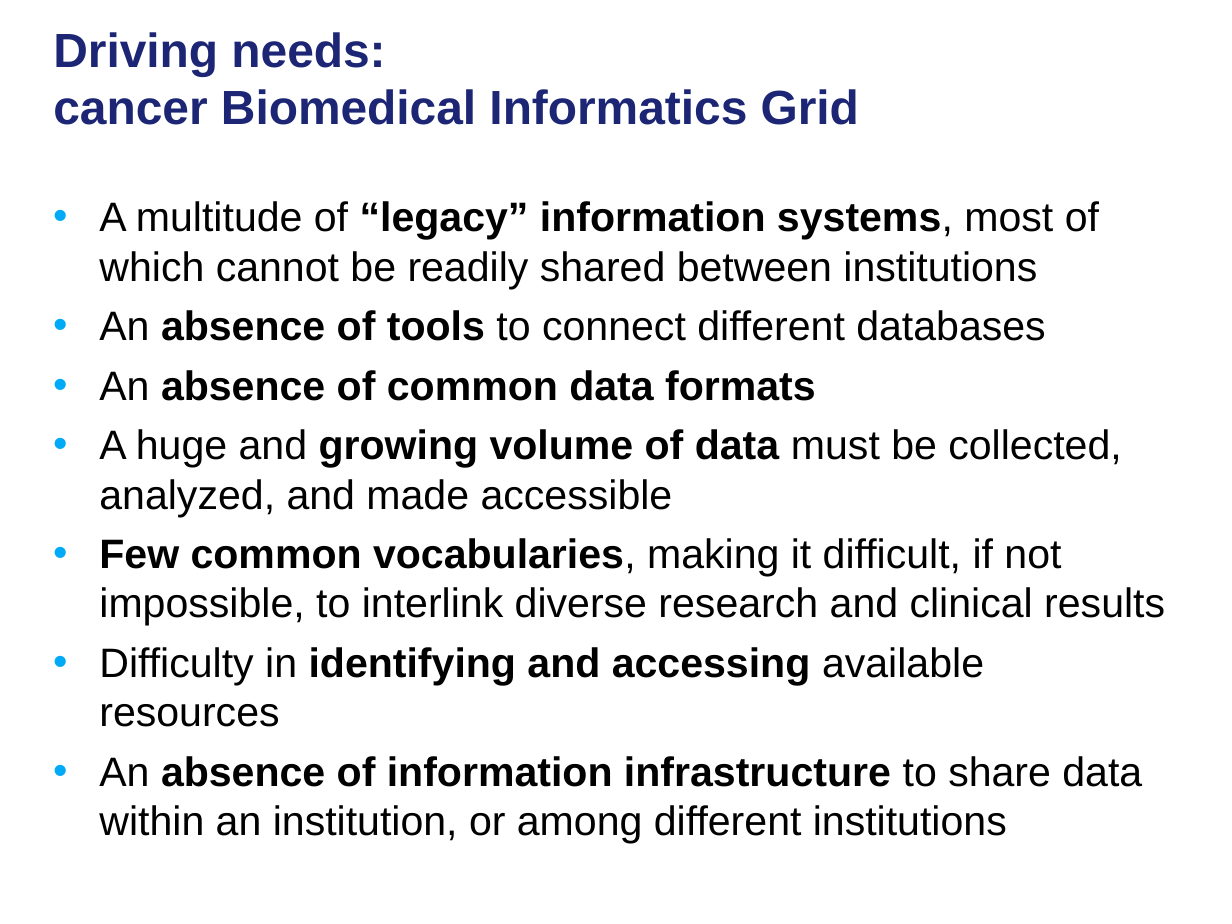
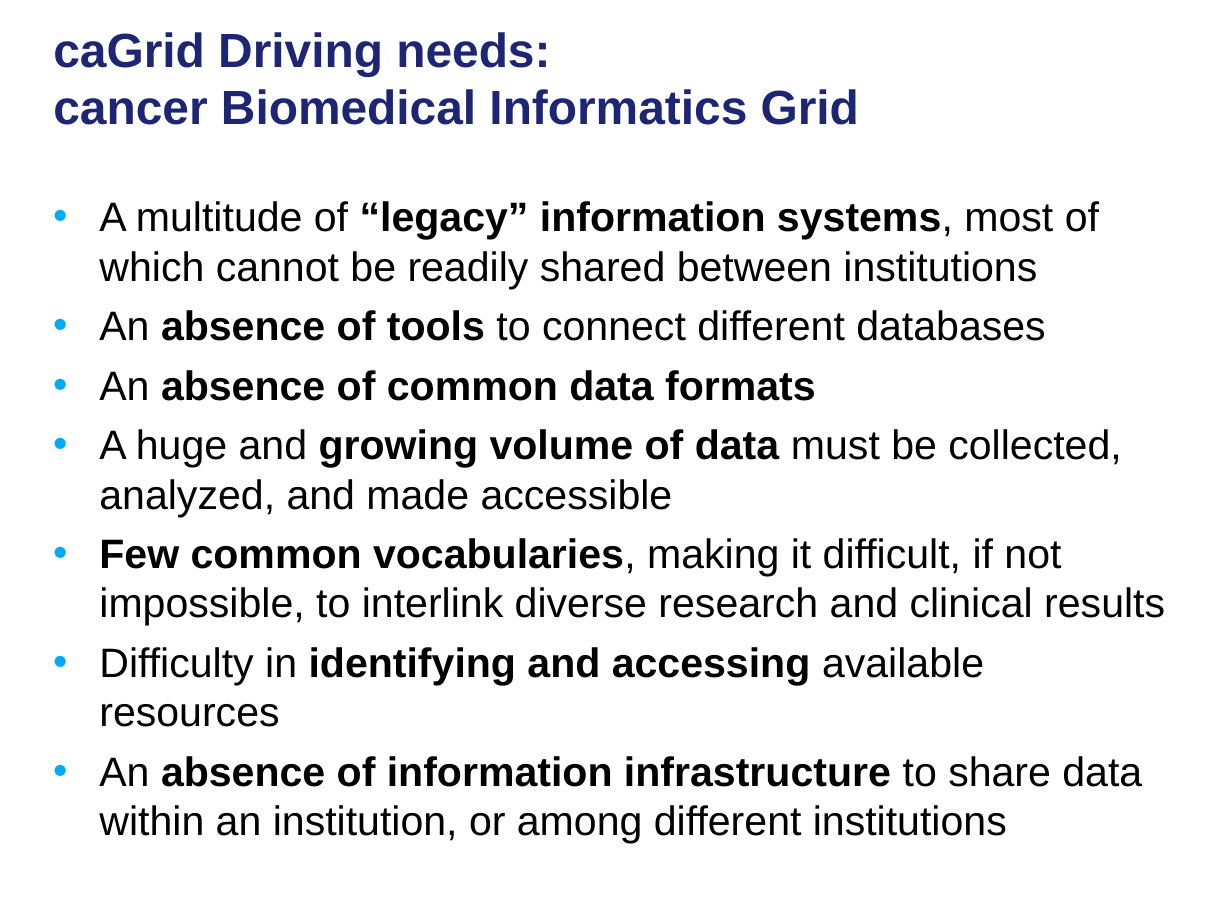
Before and after one commit to NCIP/cagrid-docs, a slide deck: slide 4 of general/presentations/overview/caGrid-Overview-and-Roadmap-GlobusWorld2010.ppt. Drawn at 1232x924 pixels with LibreOffice and Linux fonts; fonts in the diff are those of the drawing; background and template pictures are left out. Boxes give left, top, right and bottom in pixels: in the first picture for what was removed or moved away, otherwise in the second. Text is boxed around its words. In the diff, an @@ line names an element or a change of style, - is before the commit and + after.

```diff
--- a/general/presentations/overview/caGrid-Overview-and-Roadmap-GlobusWorld2010.ppt
+++ b/general/presentations/overview/caGrid-Overview-and-Roadmap-GlobusWorld2010.ppt
@@ title at (53,32,859,125): text changed @@
-Driving needs:
-cancer Biomedical Informatics Grid
+caGrid Driving needs:
+cancer Biomedical Informatics Grid
```
Also in this commit, not shown: 8 other slides changed, 3 slides added.
